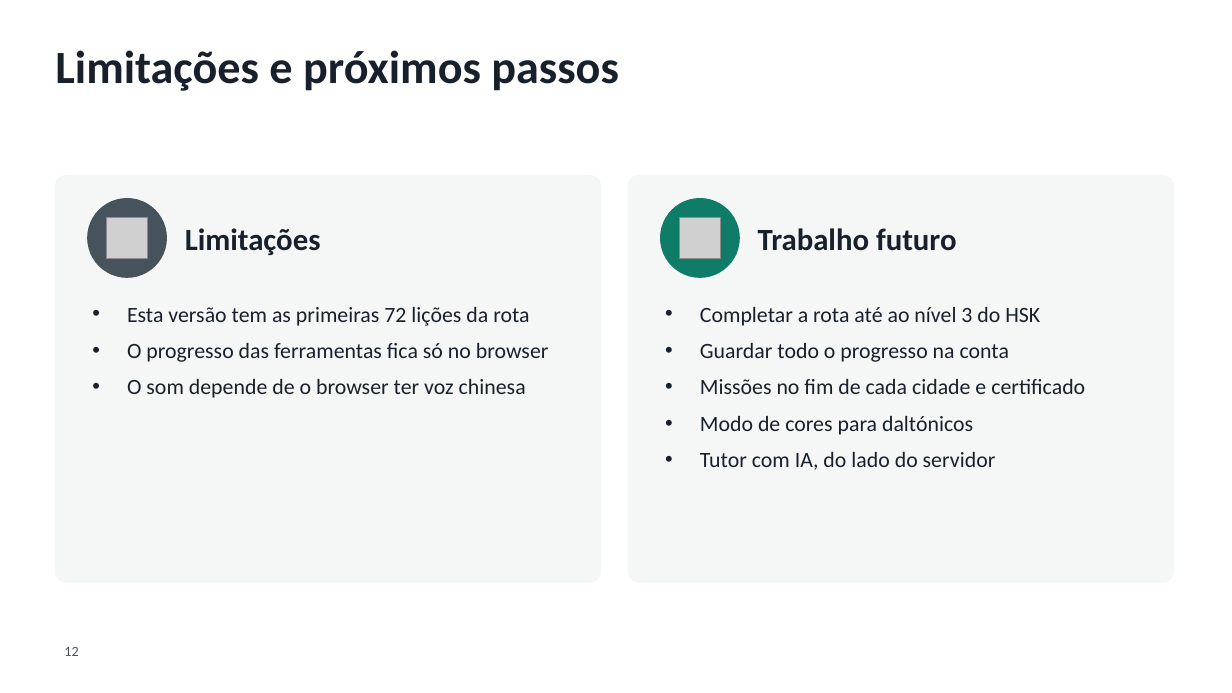
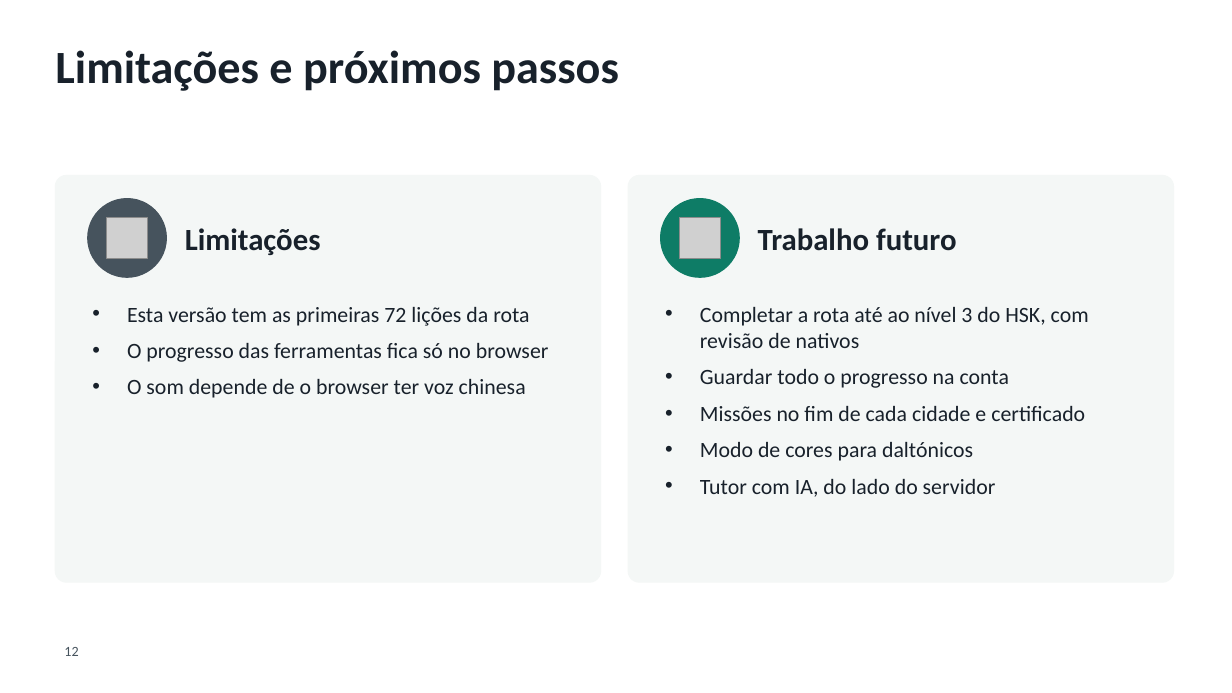
Before and after one commit to SCCPScar/MandarinCourse, a slide deck: slide 12 of docs/entregas/Apresentação - Chá.pptx. Drawn at 1232x693 pixels with LibreOffice and Linux fonts; fonts in the diff are those of the drawing; grey boxes stand for pictures; background and template pictures are left out. Boxes give left, top, right and bottom in pixels: in the first picture for what was removed or moved away, otherwise in the second. Text is boxed around its words. In the diff, an @@ line names an element or a change of style, - is before the commit and + after.

```diff
--- a/docs/entregas/Apresentação - Chá.pptx
+++ b/docs/entregas/Apresentação - Chá.pptx
@@ text at bbox=[700, 307, 1089, 348]: text changed @@
-• Completar a rota até ao nível 3 do HSK
+• Completar a rota até ao nível 3 do HSK, com revisão de nativos
```
Also in this commit, not shown: 1 other slide changed, 7 other files.
